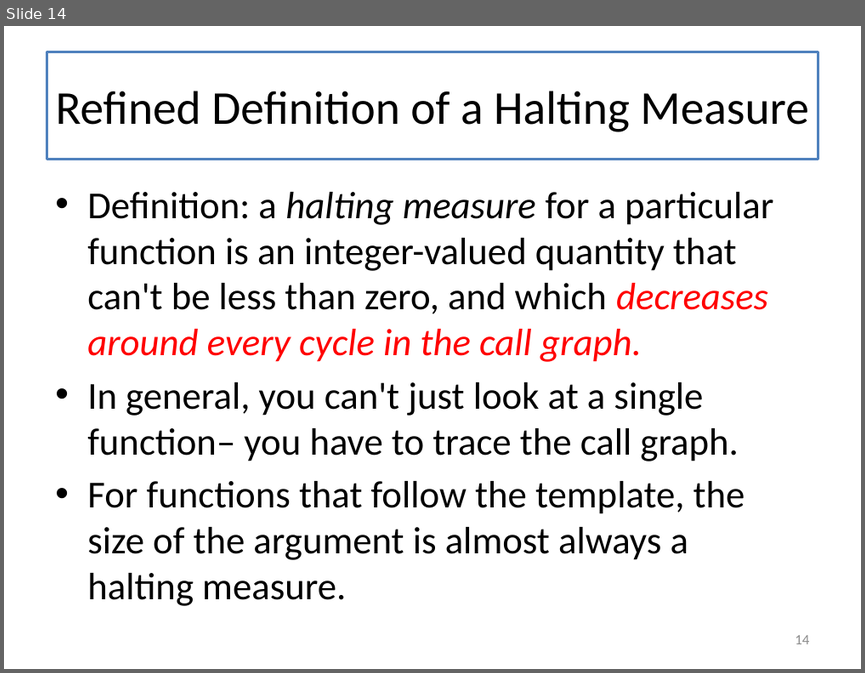
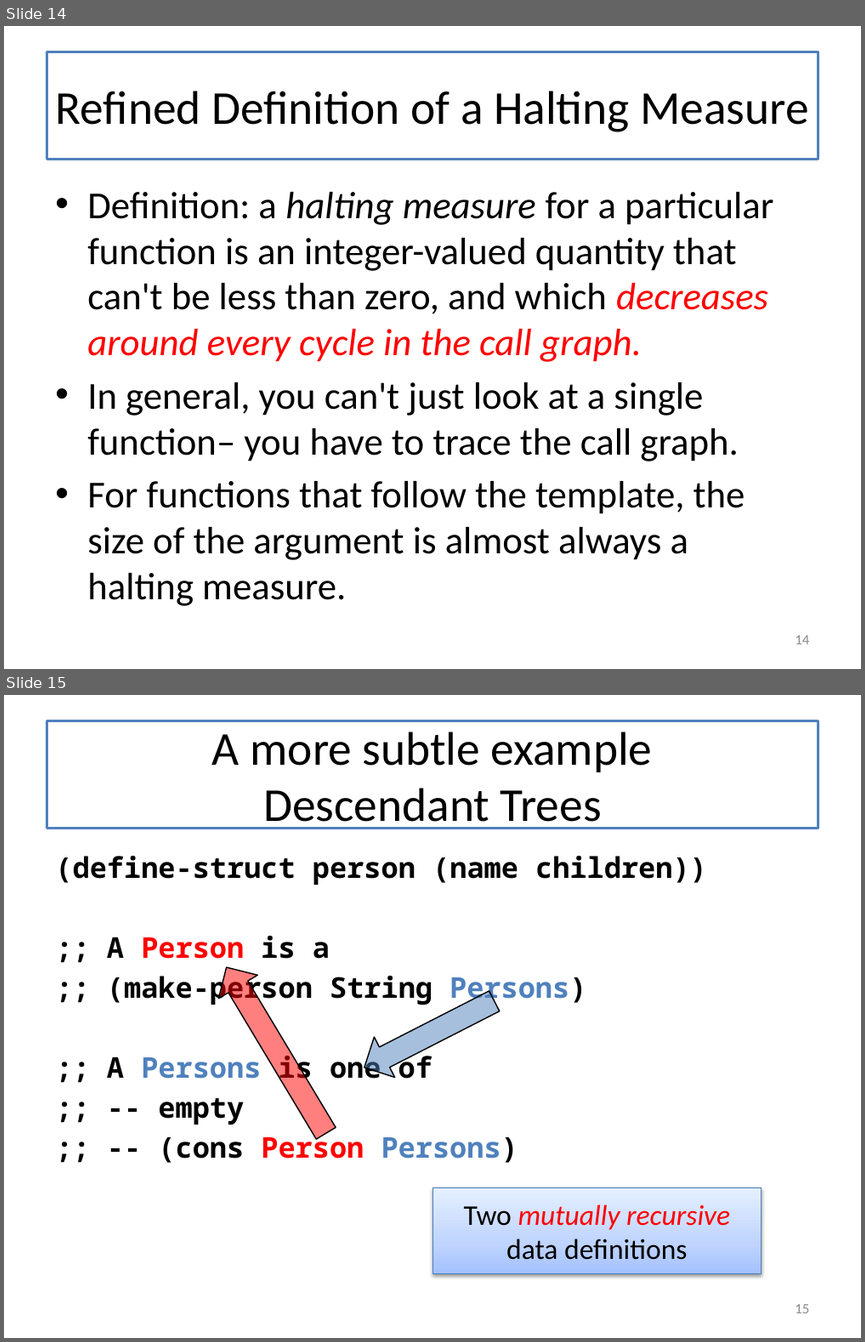
Before and after one commit to mwand/cs5010f16, a slide deck: Slides/Lesson 6.6 Halting Functions for Tree-Like Structures.pptx. Shown one above the other, each under a label of ours: slide 14 before the commit, slides 14 and 15 after it. The pictures are 865x673 and 865x1342 pixels, drawn with LibreOffice and Linux fonts; fonts in the diff are those of the drawing. Boxes give left, top, right and bottom in pixels: in the first picture for what was removed or moved away, otherwise in the second. Text is boxed around its words. In the diff, an @@ line names an element or a change of style, - is before the commit and + after.

```diff
--- a/Slides/Lesson 6.6 Halting Functions for Tree-Like Structures.pptx
+++ b/Slides/Lesson 6.6 Halting Functions for Tree-Like Structures.pptx
@@ slide 15 added at [4, 695, 861, 1338], background #FFFFFF @@
@@ title added at [46, 721, 818, 828], fill #FFFFFF, outline #4F81BD 2.25 pt, 39.6 pt, text #000000 @@
+A more subtle example
+Descendant Trees
@@ text added at [55, 856, 707, 1163], 24 pt, text #000000, bold @@
+(define-struct person (name children))
+;; A Person is a
+;; (make-person String Persons)
+;; A Persons is one of
+;; -- empty
+;; -- (cons Person Persons)
@@ right arrow added at [207, 955, 346, 1145], fill #FF0000 at 50% opacity, outline #000000 1 pt @@
@@ right arrow added at [354, 981, 504, 1087], fill #4F81BD at 50% opacity, outline #000000 1 pt @@
@@ rectangle added at [432, 1188, 760, 1273], fill gradient #A4C4FF to #BFD4FF to #E6EEFF, outline #4B7EBC 0.75 pt, 24 pt, text #000000 @@
+Two mutually recursive data definitions
@@ page number added at [794, 1304, 809, 1313], 12 pt, text #8C8C8C @@
+15
```
Also in this commit, not shown: 5 slides changed, 3 other slides added, 1 slide removed, 1 other file.
